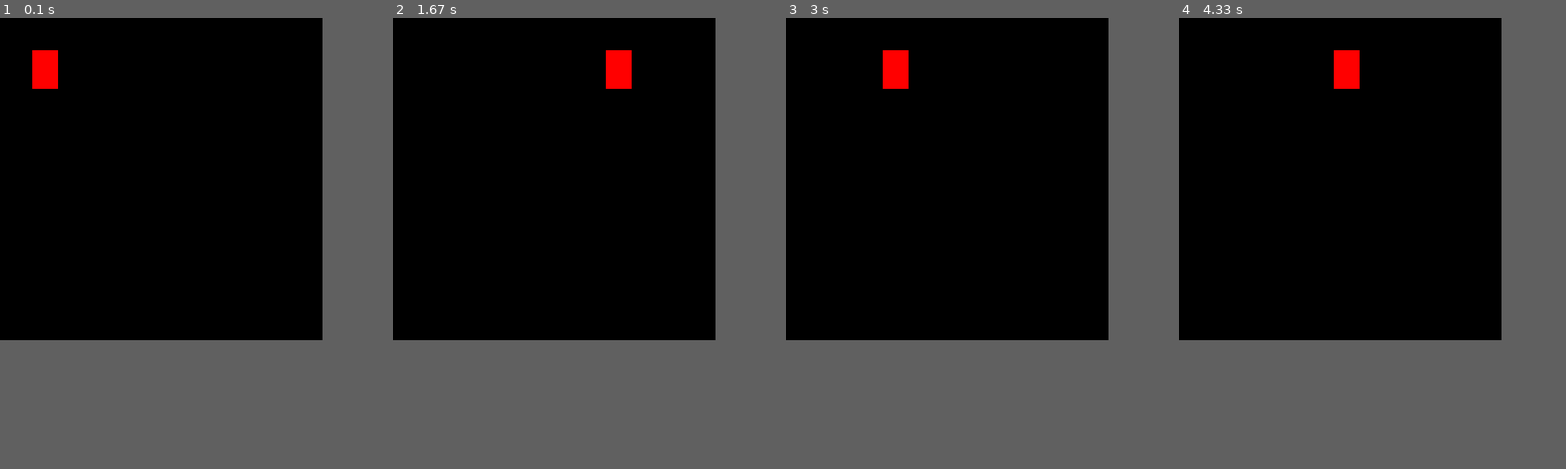
Above: before the commit, frames 1-4 (left to right).
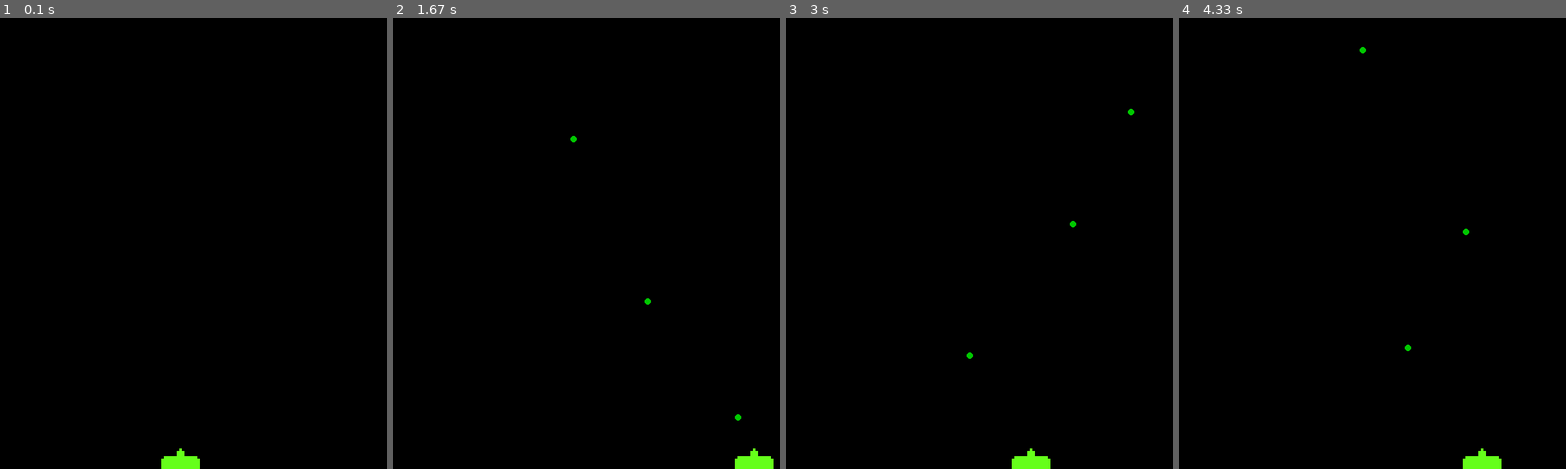
Above: after the commit, the same moments.

Repository: Zuvix/Python-pygame-experiment
Game: pygame game, started from firstGame.py
Same seed, same stepped clock (60 frames per second), same inputs: the game is played once before the commit and once after it.
Inputs:
- Up to frame 1 (0.1 s): no input
- Up to frame 2 (1.67 s): tap Space at 0.33, 0.73, 1.03, 1.23, 1.53 s; hold Right 0.67-1.13 s; hold Right 1.17-1.63 s
- Up to frame 3 (3 s): hold Left 1.67-2.2 s; tap Space at 1.73, 2.03, 2.3, 2.6, 2.73 s; hold Left 2.23-2.63 s; hold Right from 2.67 s (still down)
- Up to frame 4 (4.33 s): tap Space at 3.03, 3.4, 3.7, 3.9, 4.2 s; release Right at 3.3 s; hold Left 3.33-3.8 s; hold Right 3.83-4.3 s
In our replay, the window is 500x500 before the commit and 600x700 after it. These sizes can differ from the game's own. Grey fills any space a smaller window leaves; there, only what the larger window draws over its background counts as a difference.

The runs differ from the first frame. In frame 1, 0.9% of the frame differs, in the area x 8-52%, y 7-100%; in frame 2, 0.9%, in the area x 45-99%, y 7-100%; in frame 3, 0.9%; in frame 4, 0.9%.

Commit message:
Player shooting
player can shoot with space key

Diff:
--- a/firstGame.py
+++ b/firstGame.py
@@ -2,42 +2,78 @@
 
 # Init Section
 pygame.init()
-win = pygame.display.set_mode((500, 500))
+win_height = 700
+win_width = 600
+win = pygame.display.set_mode((win_width, win_height))
 pygame.display.set_caption("First Game")
+player_image = pygame.image.load('assets\images\Ship.png')
+
+
+class projectile(object):
+    def __init__(self, x, y, radius, color, vel):
+        self.x = x
+        self.y = y
+        self.radius = radius
+        self.color = color
+        self.vel = vel
+
+    def draw(self, win):
+        pygame.draw.circle(win, self.color, (self.x, self.y), self.radius)
 
 
 class Player:
-    def __init__(self, x, y, width, height, velocity):
+    def __init__(self, x, y, width, height, velocity, max_cooldown):
         self.x = x
         self.y = y
         self.width = width
         self.height = height
         self.velocity = velocity
+        self.max_cooldown = max_cooldown
+        self.cooldown = 0
+
+    def draw(self, win):
+        win.blit(player_image, (player.x, player.y))
 
 
-player = Player(50, 50, 50, 50, 5)
+player = Player(win_width // 2 - 50, win_height - 32, 60, 32, 5, 30)
 run = True
 clock = pygame.time.Clock()
 
+
+def redrawGameWindow():
+    win.fill((0, 0, 0))
+    player.draw(win)
+    for bullet in bullets:
+        bullet.draw(win)
+    pygame.display.update()
+
+
+def handlePlayerInput():
+    keys = pygame.key.get_pressed()
+    if keys[pygame.K_LEFT] and player.x > 0:
+        player.x -= player.velocity
+    if keys[pygame.K_RIGHT] and player.x < win_width - player.width:
+        player.x += player.velocity
+    if keys[pygame.K_SPACE] and player.cooldown == 0:
+        bullets.append(projectile(round(player.x + player.width //
+                                        2, ), round(player.y), 5, (0, 200, 0), 6))
+        player.cooldown = player.max_cooldown
+    if player.cooldown > 0:
+        player.cooldown -= 1
+
+
+bullets = []
 # Gameloop
 while run:
     for event in pygame.event.get():
         if event.type == pygame.QUIT:
             run = False
-
-    keys = pygame.key.get_pressed()
-    if keys[pygame.K_LEFT]:
-        player.x -= player.velocity
-    if keys[pygame.K_RIGHT]:
-        player.x += player.velocity
-    if keys[pygame.K_DOWN]:
-        player.y += player.velocity
-    if keys[pygame.K_UP]:
-        player.y -= player.velocity
-    win.fill((0, 0, 0))
-    pygame.draw.rect(win, (255, 0, 0), (player.x, player.y, 40, 60))
-    pygame.display.update()
-    win.fill((0))
+    handlePlayerInput()
+    for bullet in bullets:
+        if bullet.y > -5:
+            bullet.y -= bullet.vel
+        else:
+            bullets.pop(bullets.index(bullet))
+    redrawGameWindow()
     clock.tick(60)
-
 pygame.quit()
